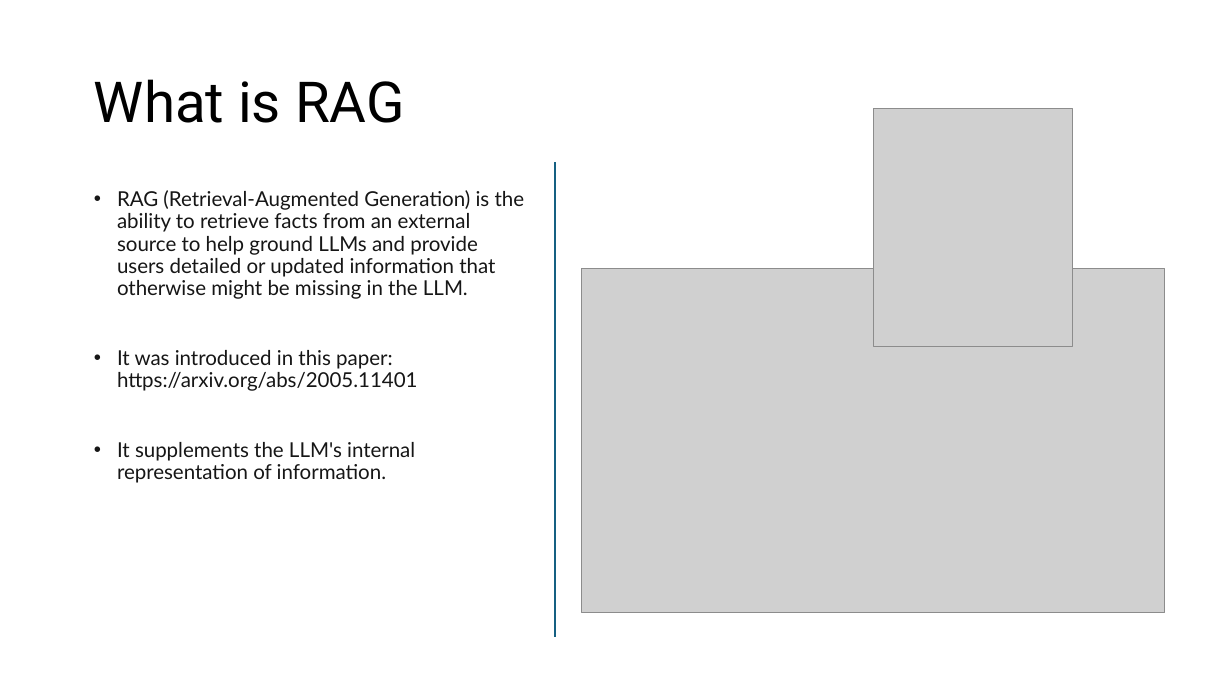
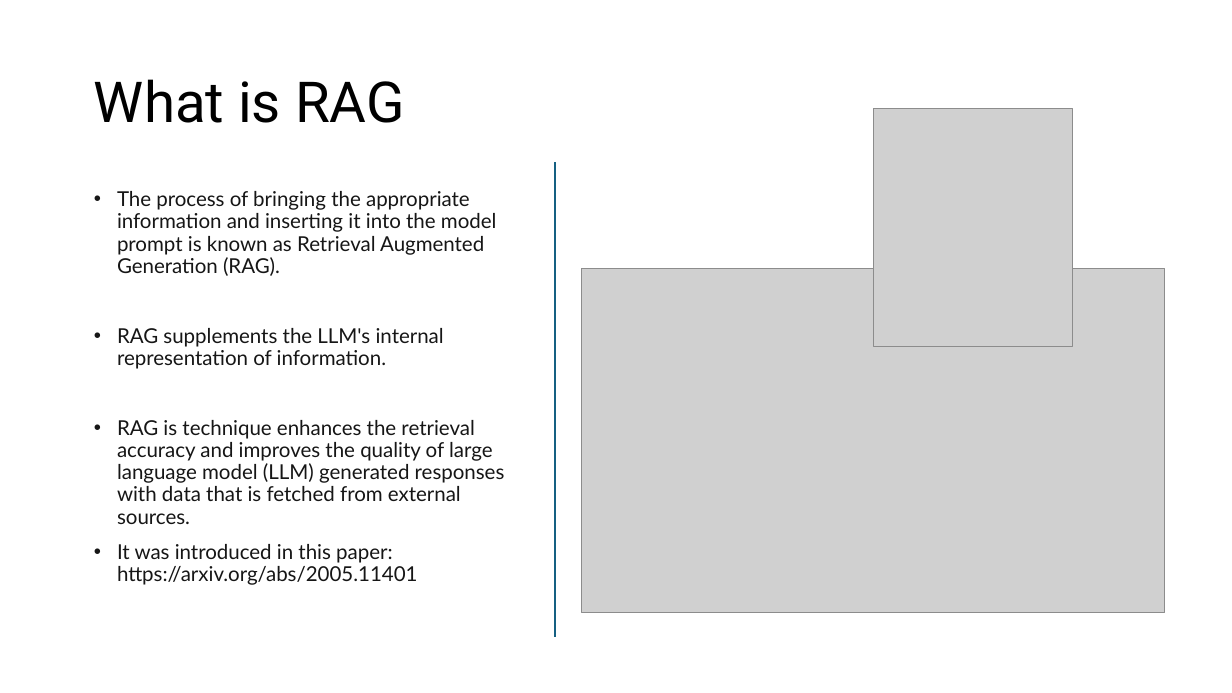
Before and after one commit to Haybu/NCU_CISCON_Conference_2024, a slide deck: slide 4 of wxai-conference_workshop_light.pptx. Drawn at 1232x693 pixels with LibreOffice and Linux fonts; fonts in the diff are those of the drawing; grey boxes stand for pictures. Boxes give left, top, right and bottom in pixels: in the first picture for what was removed or moved away, otherwise in the second. Text is boxed around its words. In the diff, an @@ line names an element or a change of style, - is before the commit and + after.

```diff
--- a/wxai-conference_workshop_light.pptx
+++ b/wxai-conference_workshop_light.pptx
@@ text at [117, 191, 505, 524]: text changed @@
-• RAG (Retrieval-Augmented Generation) is the ability to retrieve facts from an external source to help ground LLMs and provide users detailed or updated information that otherwise might be missing in the LLM.
+• The process of bringing the appropriate information and inserting it into the model prompt is known as Retrieval Augmented Generation (RAG).
+• RAG supplements the LLM's internal representation of information.
+• RAG is technique enhances the retrieval accuracy and improves the quality of large language model (LLM) generated responses with data that is fetched from external sources.
@@ text at [117, 442, 415, 483]: paragraph removed @@
-• It supplements the LLM's internal representation of information.
```
Also in this commit, not shown: 8 other slides changed, 2 other files.
